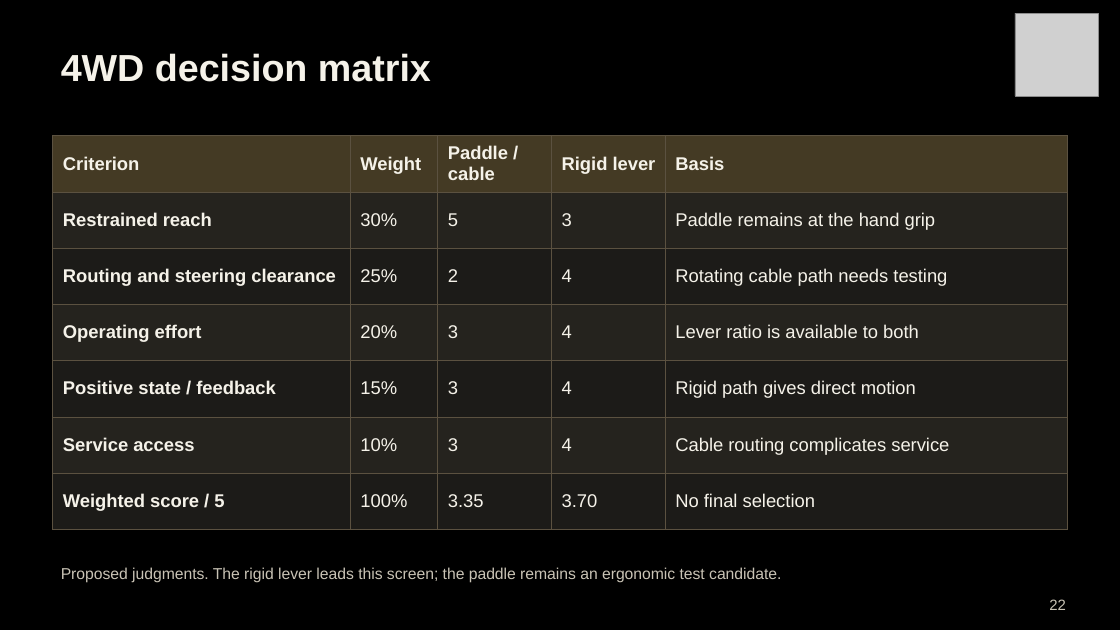
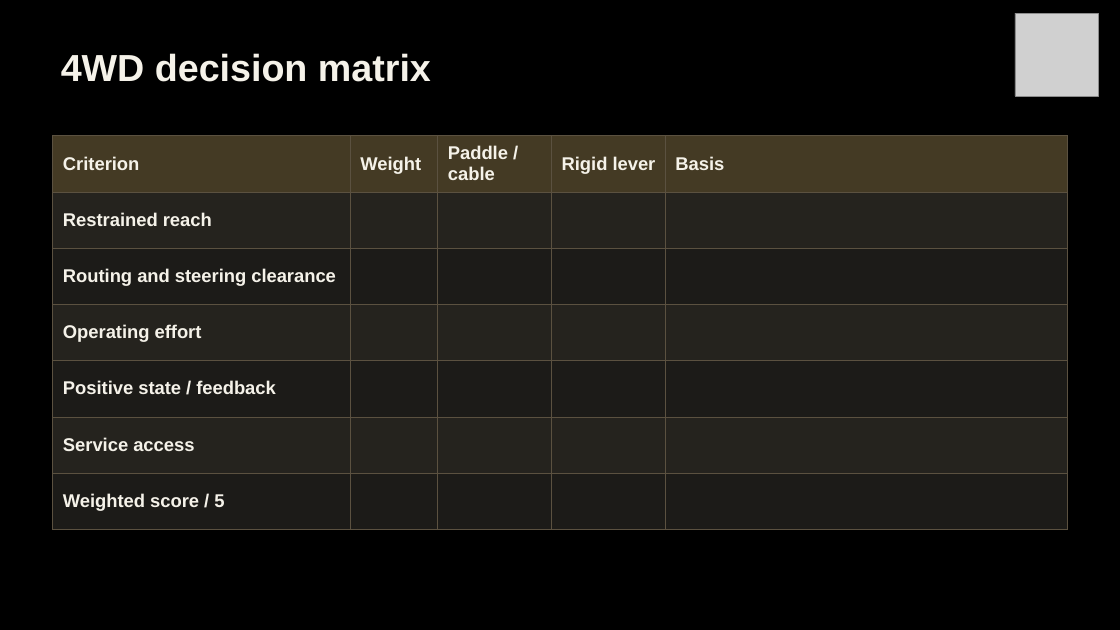
Before and after one commit to Polowater123/Aggie-Baja-Controls-The-A.B.C.-, a slide deck: slide 17 of PDR Draft.pptx (slide 22 before the commit). Drawn at 1120x630 pixels with LibreOffice and Linux fonts; fonts in the diff are those of the drawing; grey boxes stand for pictures. Boxes give left, top, right and bottom in pixels: in the first picture for what was removed or moved away, otherwise in the second. Text is boxed around its words. In the diff, an @@ line names an element or a change of style, - is before the commit and + after.

```diff
--- a/PDR Draft.pptx
+++ b/PDR Draft.pptx
@@ table at (52,135,1066,529) @@
-row 2: Restrained reach | 30% | 5 | 3 | Paddle remains at the hand grip
+row 2: Restrained reach |  |  |  | 
-row 3: Routing and steering clearance | 25% | 2 | 4 | Rotating cable path needs testing
+row 3: Routing and steering clearance |  |  |  | 
-row 4: Operating effort | 20% | 3 | 4 | Lever ratio is available to both
+row 4: Operating effort |  |  |  | 
-row 5: Positive state / feedback | 15% | 3 | 4 | Rigid path gives direct motion
+row 5: Positive state / feedback |  |  |  | 
-row 6: Service access | 10% | 3 | 4 | Cable routing complicates service
+row 6: Service access |  |  |  | 
-row 7: Weighted score / 5 | 100% | 3.35 | 3.70 | No final selection
+row 7: Weighted score / 5 |  |  |  | 
@@ text removed at (61,567,781,583) @@
-Proposed judgments. The rigid lever leads this screen; the paddle remains an ergonomic test candidate.
@@ text removed at (1049,599,1066,610) @@
-22
```
Also in this commit, not shown: 37 other slides changed, 2 slides added, 15 slides removed, 1 other file.
